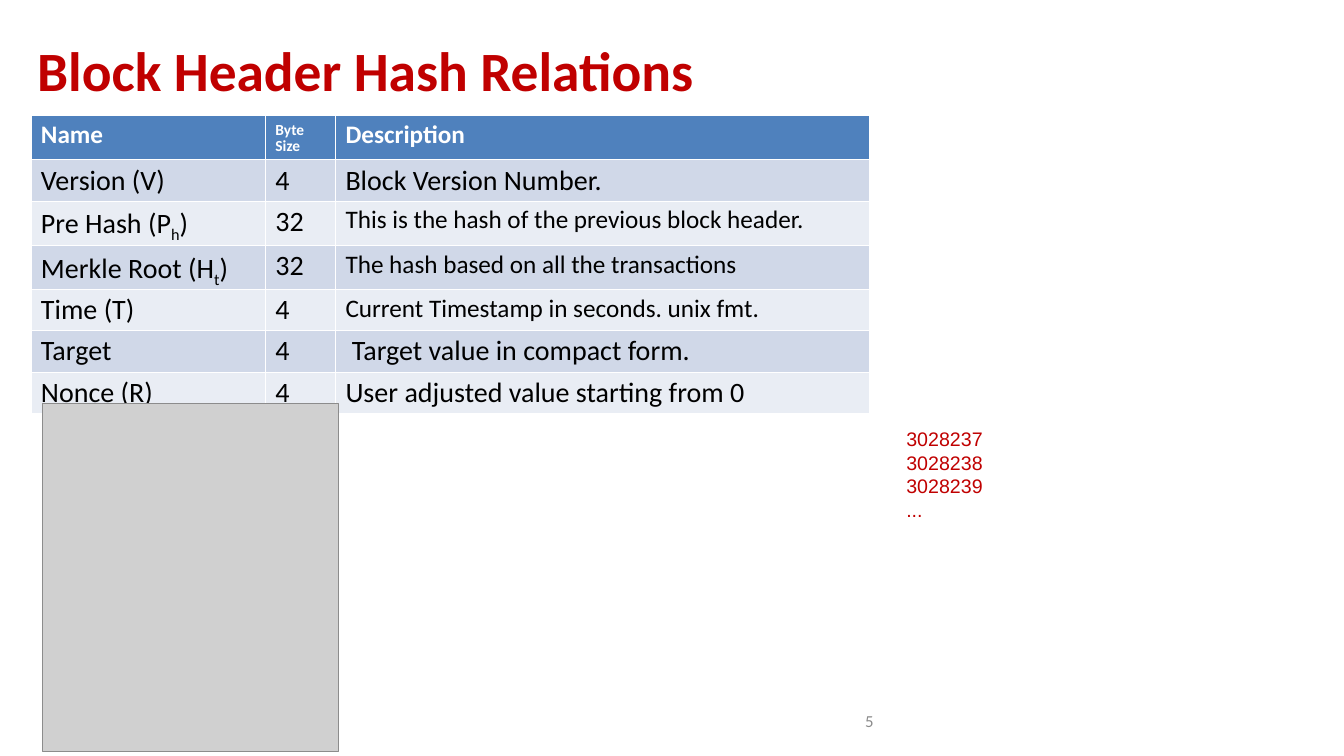
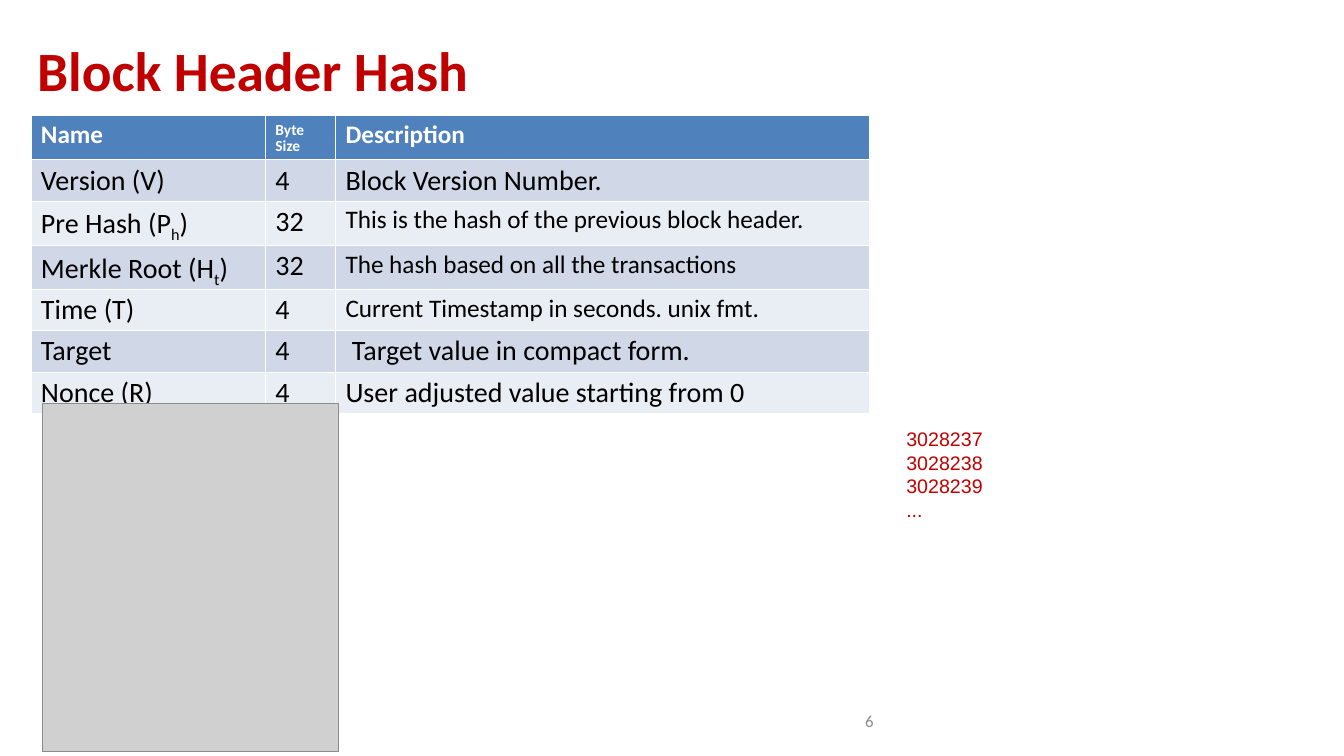
Before and after one commit to andyplusplus/blockchain, a slide deck: slide 6 of how_bitcoin_works/How_02_Mining_blocks_blockchain.pptx (slide 5 before the commit). Drawn at 1344x756 pixels with LibreOffice and Linux fonts; fonts in the diff are those of the drawing; grey boxes stand for pictures; background and template pictures are left out. Boxes give left, top, right and bottom in pixels: in the first picture for what was removed or moved away, otherwise in the second. Text is boxed around its words. In the diff, an @@ line names an element or a change of style, - is before the commit and + after.

```diff
--- a/how_bitcoin_works/How_02_Mining_blocks_blockchain.pptx
+++ b/how_bitcoin_works/How_02_Mining_blocks_blockchain.pptx
@@ title at (37, 52, 468, 92): text changed @@
-Block Header Hash Relations
+Block Header Hash
@@ page number at (865, 716, 873, 727): text changed @@
-5
+6
```
Also in this commit, not shown: 2 other slides changed, 1 slide removed, 10 other files.
